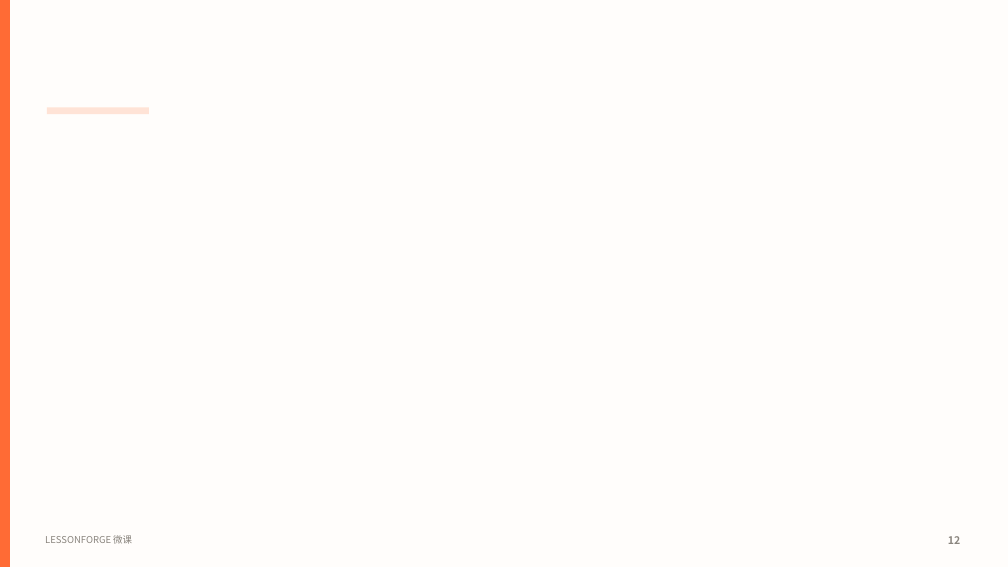
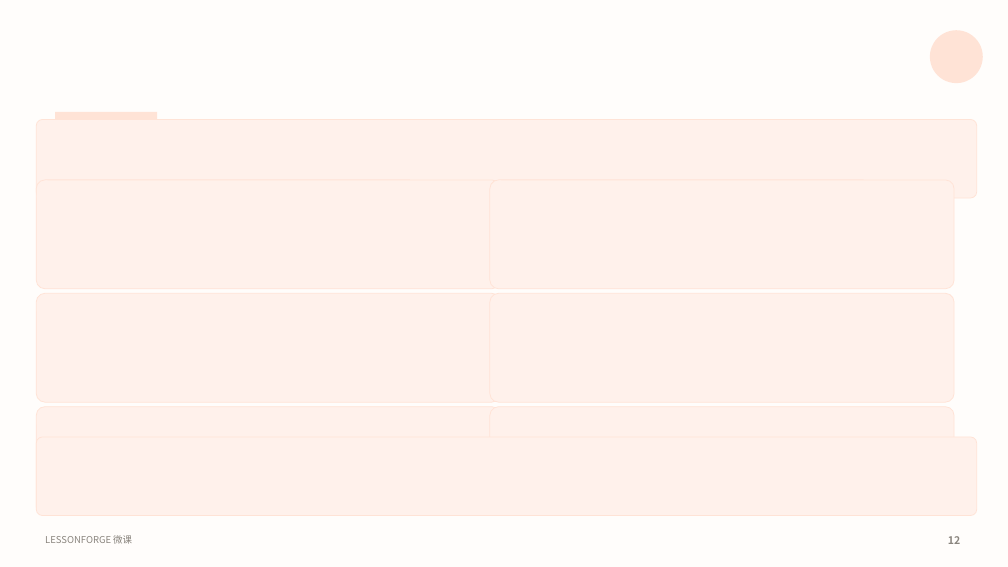
Before and after one commit to Mutant-z/Lessonforge-Ai, a slide deck: slide 12 of templates/PPT_template/Cartoon_Template.pptx. Drawn at 1008x567 pixels with LibreOffice and Linux fonts; fonts in the diff are those of the drawing. Boxes give left, top, right and bottom in pixels: in the first picture for what was removed or moved away, otherwise in the second. Text is boxed around its words. In the diff, an @@ line names an element or a change of style, - is before the commit and + after.

```diff
--- a/templates/PPT_template/Cartoon_Template.pptx
+++ b/templates/PPT_template/Cartoon_Template.pptx
@@ rectangle removed at [0, 0, 10, 567] @@
@@ ellipse added at [930, 30, 983, 83], fill #FFE3D6 @@
@@ rounded rectangle added at [36, 119, 977, 198], fill #FFF1EB, outline #FFE3D6 0.75 pt @@
@@ rectangle: place and size @@
-rectangle at [47, 107, 149, 114]
+rectangle at [55, 112, 157, 119]
@@ rounded rectangle added at [36, 180, 501, 289], fill #FFF1EB, outline #FFE3D6 0.75 pt @@
@@ rounded rectangle added at [490, 180, 954, 289], fill #FFF1EB, outline #FFE3D6 0.75 pt @@
@@ rounded rectangle added at [36, 293, 501, 402], fill #FFF1EB, outline #FFE3D6 0.75 pt @@
@@ rounded rectangle added at [490, 293, 954, 402], fill #FFF1EB, outline #FFE3D6 0.75 pt @@
@@ rounded rectangle added at [36, 407, 501, 516], fill #FFF1EB, outline #FFE3D6 0.75 pt @@
@@ rounded rectangle added at [490, 407, 954, 516], fill #FFF1EB, outline #FFE3D6 0.75 pt @@
@@ rounded rectangle added at [36, 437, 977, 516], fill #FFF1EB, outline #FFE3D6 0.75 pt @@
```
Also in this commit, not shown: 14 other slides changed, 17 other files.
